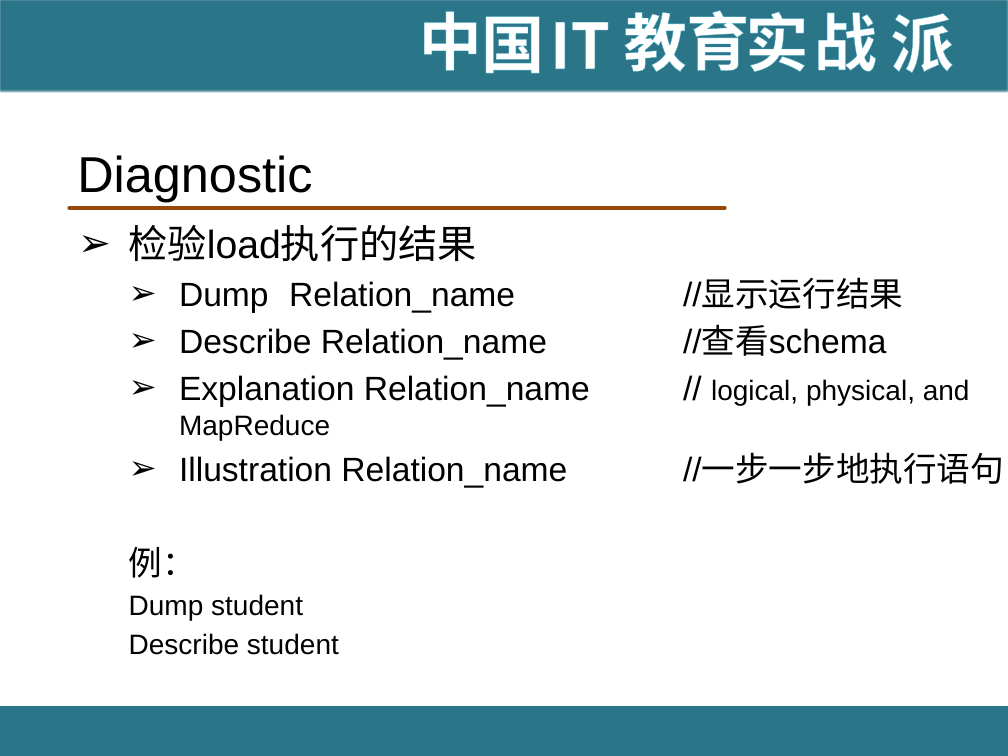
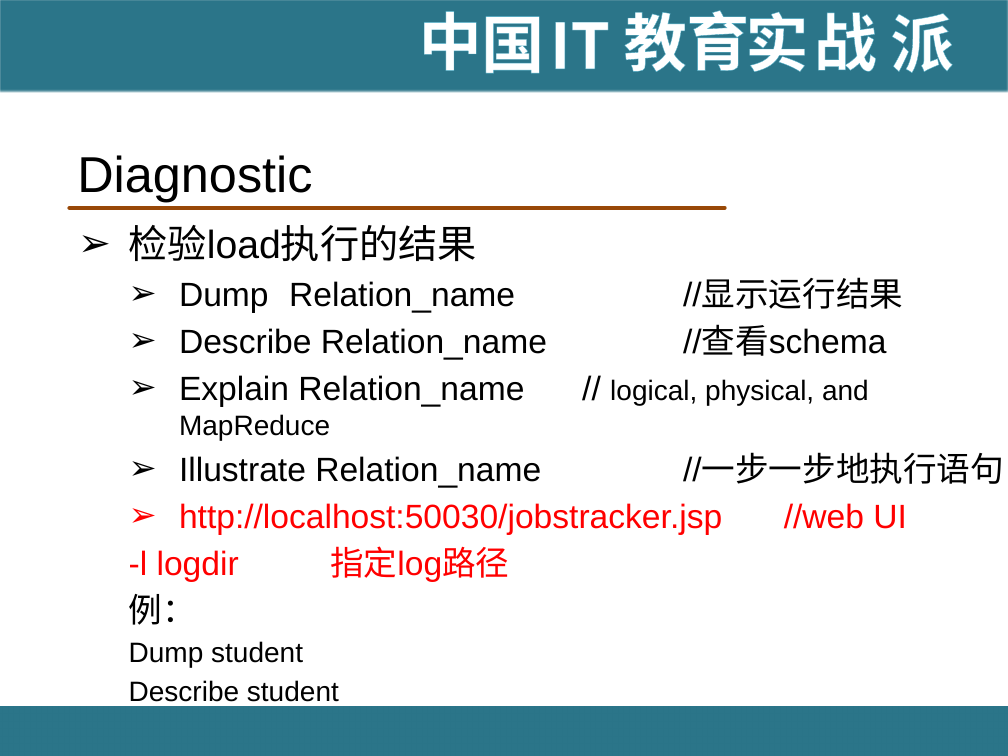
Before and after one commit to hanningxiao/BigData, a slide deck: slide 31 of [IT18掌www.it18zhang.com]Pig.pptx (slide 28 before the commit). Drawn at 1008x756 pixels with LibreOffice and Linux fonts; fonts in the diff are those of the drawing; background and template pictures are left out. Boxes give left, top, right and bottom in pixels: in the first picture for what was removed or moved away, otherwise in the second. Text is boxed around its words. In the diff, an @@ line names an element or a change of style, - is before the commit and + after.

```diff
--- a/[IT18掌www.it18zhang.com]Pig.pptx
+++ b/[IT18掌www.it18zhang.com]Pig.pptx
@@ text at bbox=[129, 379, 1004, 582]: text changed @@
-  ➢ Explanation Relation_name // logical, physical, and MapReduce
-  ➢ Illustration Relation_name //一步一步地执行语句
+  ➢ Explain Relation_name // logical, physical, and MapReduce
+  ➢ Illustrate Relation_name //一步一步地执行语句
+  ➢ http://localhost:50030/jobstracker.jsp //web UI
+  -l logdir 指定log路径
```
Also in this commit, not shown: 13 other slides changed, 55 slides added, 1 other file.
